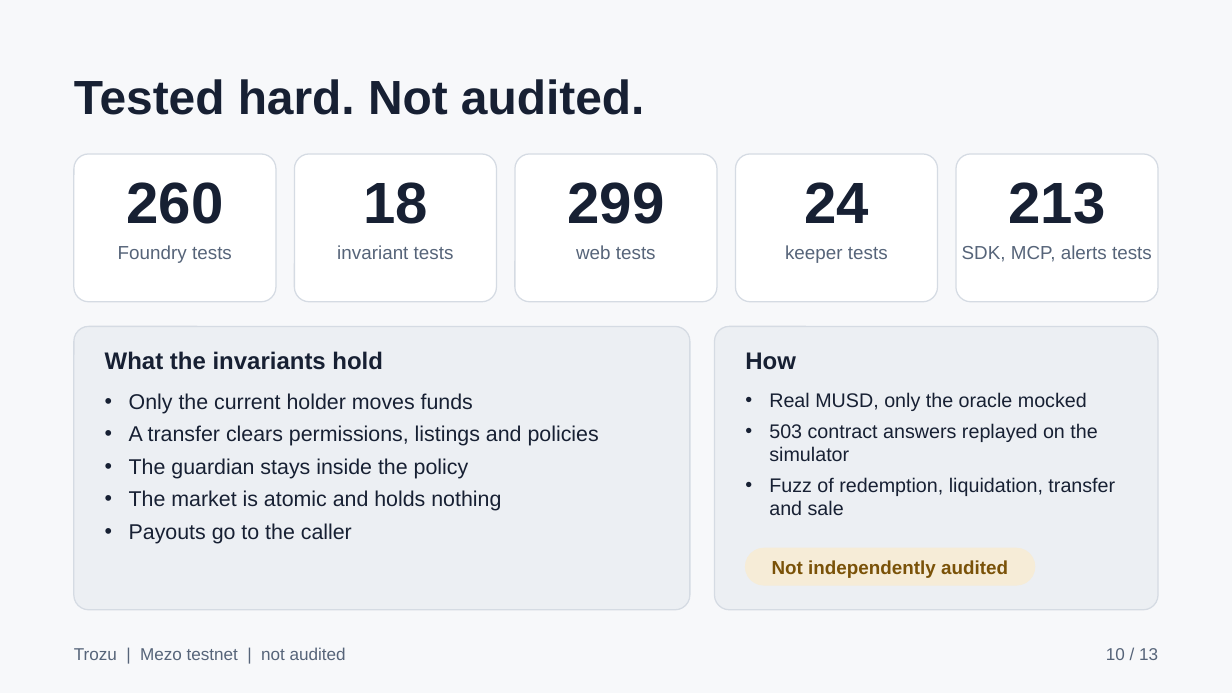
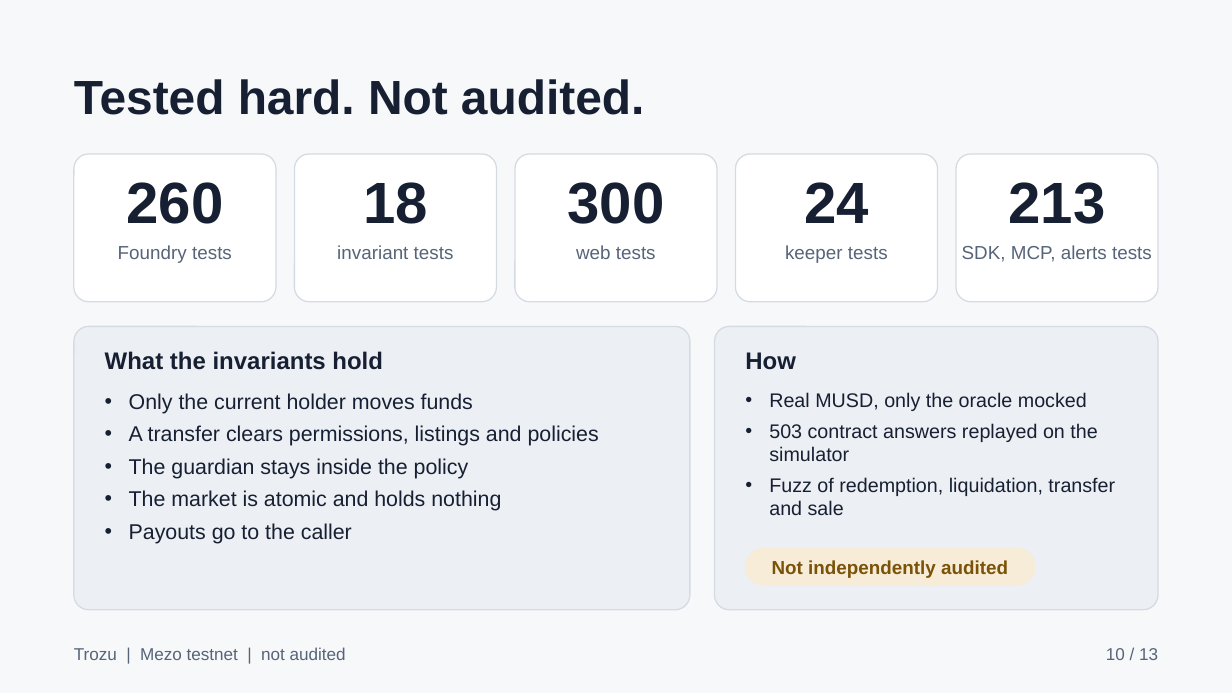
Before and after one commit to Oladayo-Ahmod/keel, a slide deck: slide 10 of docs/submission/trozu-deck.pptx. Drawn at 1232x693 pixels with LibreOffice and Linux fonts; fonts in the diff are those of the drawing. Boxes give left, top, right and bottom in pixels: in the first picture for what was removed or moved away, otherwise in the second. Text is boxed around its words. In the diff, an @@ line names an element or a change of style, - is before the commit and + after.

Commit message:
rebuild the deck with the corrected web test count

```diff
--- a/docs/submission/trozu-deck.pptx
+++ b/docs/submission/trozu-deck.pptx
@@ text at (567,182,664,224): text changed @@
-299
+300
```
Also in this commit, not shown: 1 other file.
